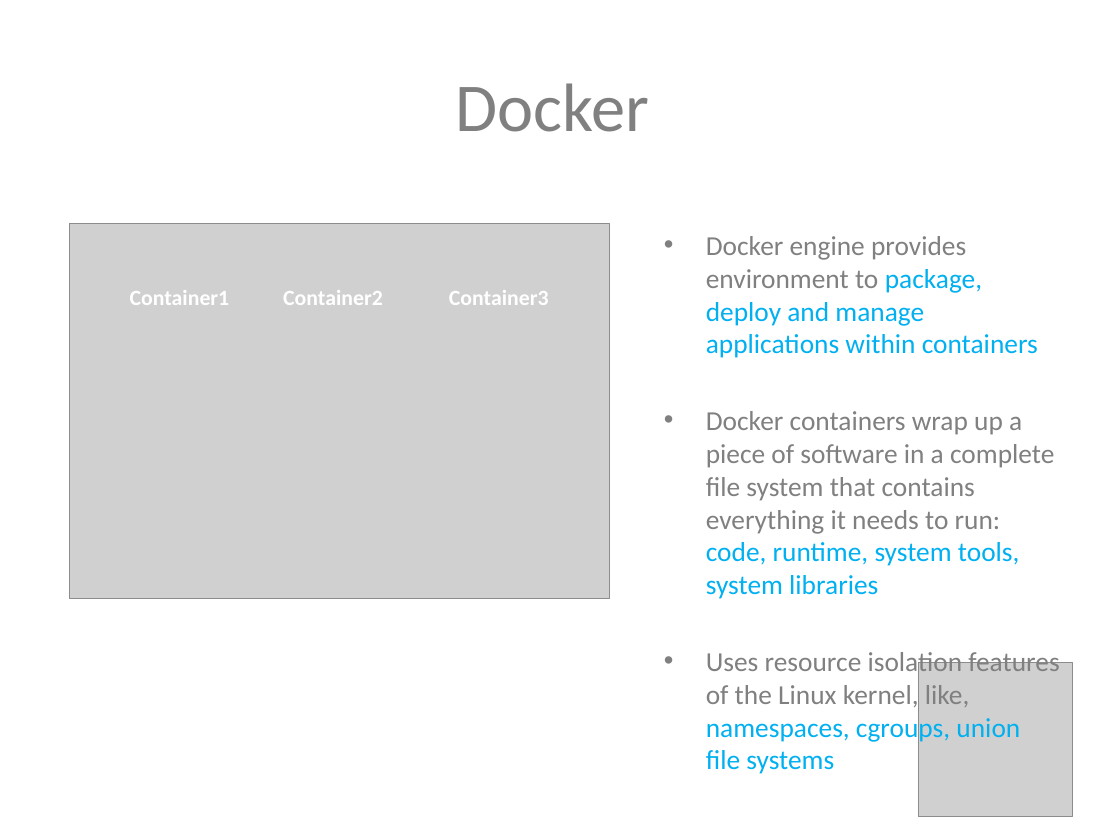
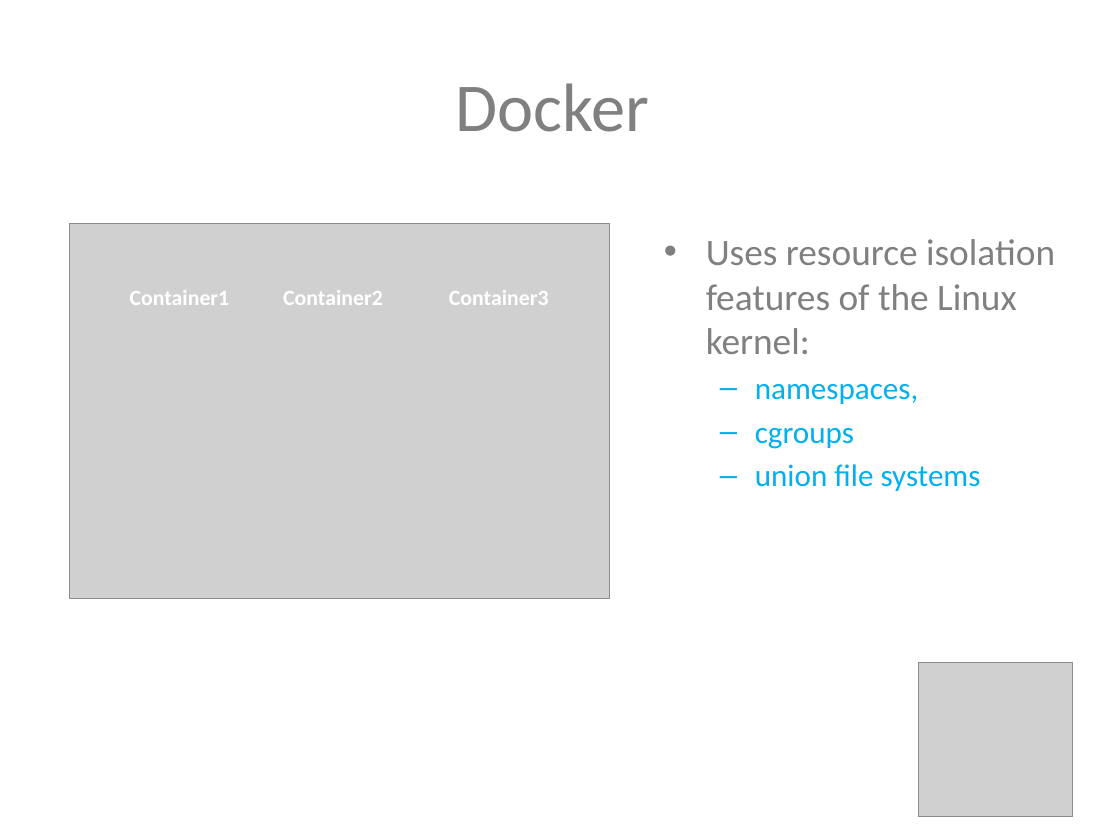
Before and after one commit to suman-d/DO-Assignment, a slide deck: slide 10 of Docker Fundamentals.pptx (slide 11 before the commit). Drawn at 1120x840 pixels with LibreOffice and Linux fonts; fonts in the diff are those of the drawing; grey boxes stand for pictures. Boxes give left, top, right and bottom in pixels: in the first picture for what was removed or moved away, otherwise in the second. Text is boxed around its words. In the diff, an @@ line names an element or a change of style, - is before the commit and + after.

```diff
--- a/Docker Fundamentals.pptx
+++ b/Docker Fundamentals.pptx
@@ text at [706,239,1055,491]: text changed; size 17.6 to 24 pt @@
-• Docker engine provides environment to package, deploy and manage applications within containers
-• Docker containers wrap up a piece of software in a complete file system that contains everything it needs to run: code, runtime, system tools, system libraries
-• Uses resource isolation features of the Linux kernel, like, namespaces, cgroups, union file systems
+• Uses resource isolation features of the Linux kernel:
+  – namespaces,
+  – cgroups
+  – union file systems
```
Also in this commit, not shown: 7 other slides changed, 6 slides added, 1 slide removed.
